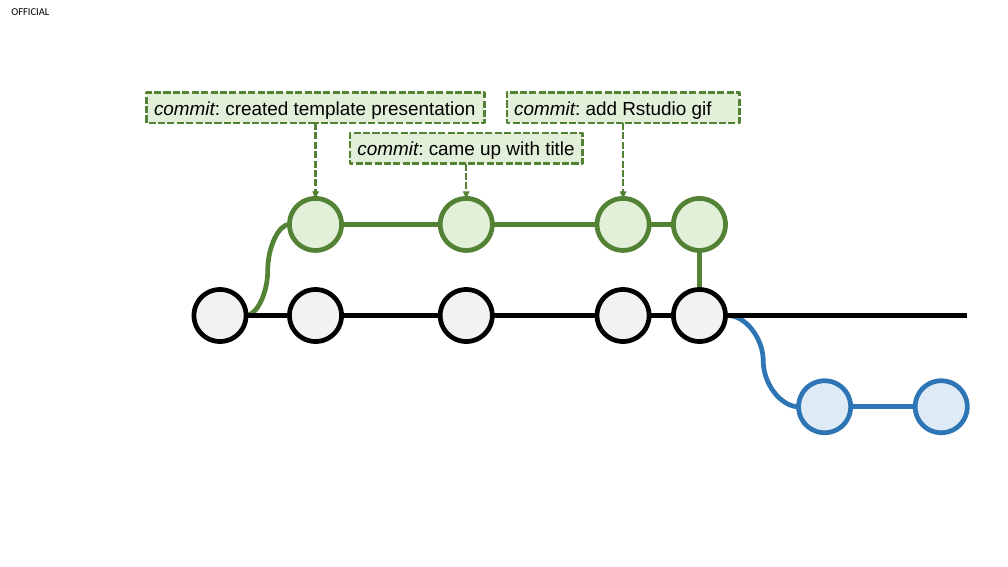
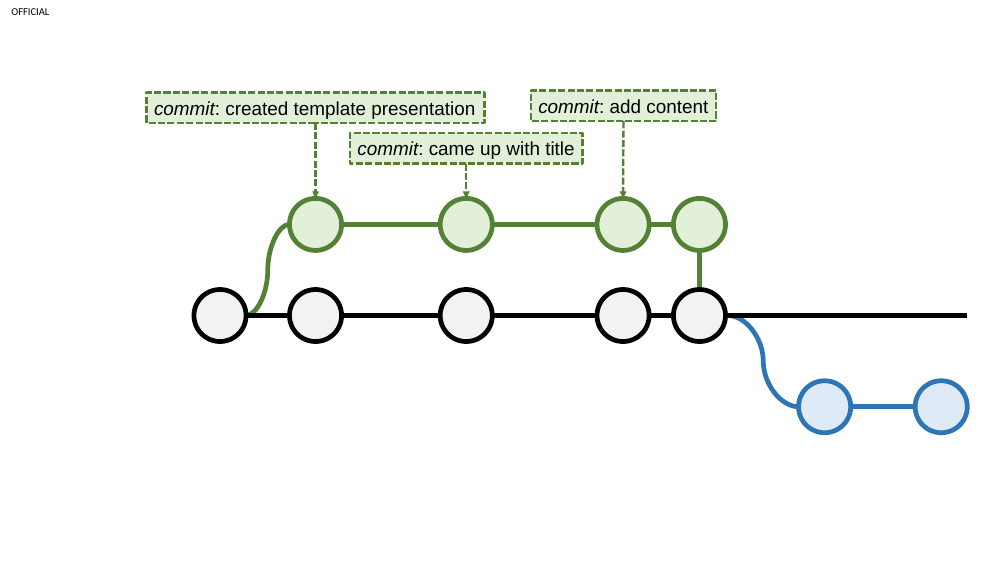
Before and after one commit to datasciencecampus/gov-uk-rap-materials, a slide deck: slide 6 of images/WorkingWithGit/PerfectGitWorking.pptx. Drawn at 1008x567 pixels with LibreOffice and Linux fonts; fonts in the diff are those of the drawing. Boxes give left, top, right and bottom in pixels: in the first picture for what was removed or moved away, otherwise in the second. Text is boxed around its words. In the diff, an @@ line names an element or a change of style, - is before the commit and + after.

Commit message:
Splitting R specific content out of make-git-happen presentation

```diff
--- a/images/WorkingWithGit/PerfectGitWorking.pptx
+++ b/images/WorkingWithGit/PerfectGitWorking.pptx
@@ rectangle "commit: add content": place and size @@
-rectangle "commit: add content" at <box>507,92,740,123</box>
+rectangle "commit: add content" at <box>531,91,716,121</box>
@@ text in rectangle at <box>538,99,708,113</box>: text changed @@
-commit: add Rstudio gif
+commit: add content
```
Also in this commit, not shown: 3 other slides changed, 7 other files.
